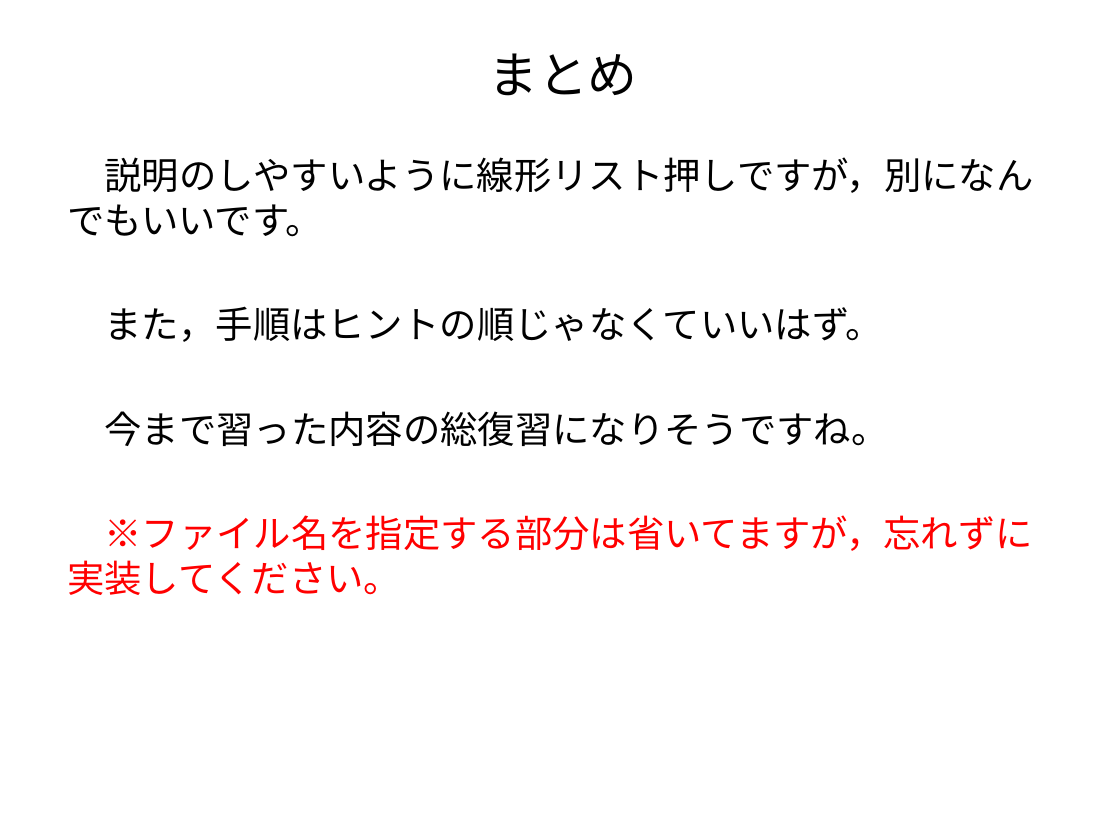
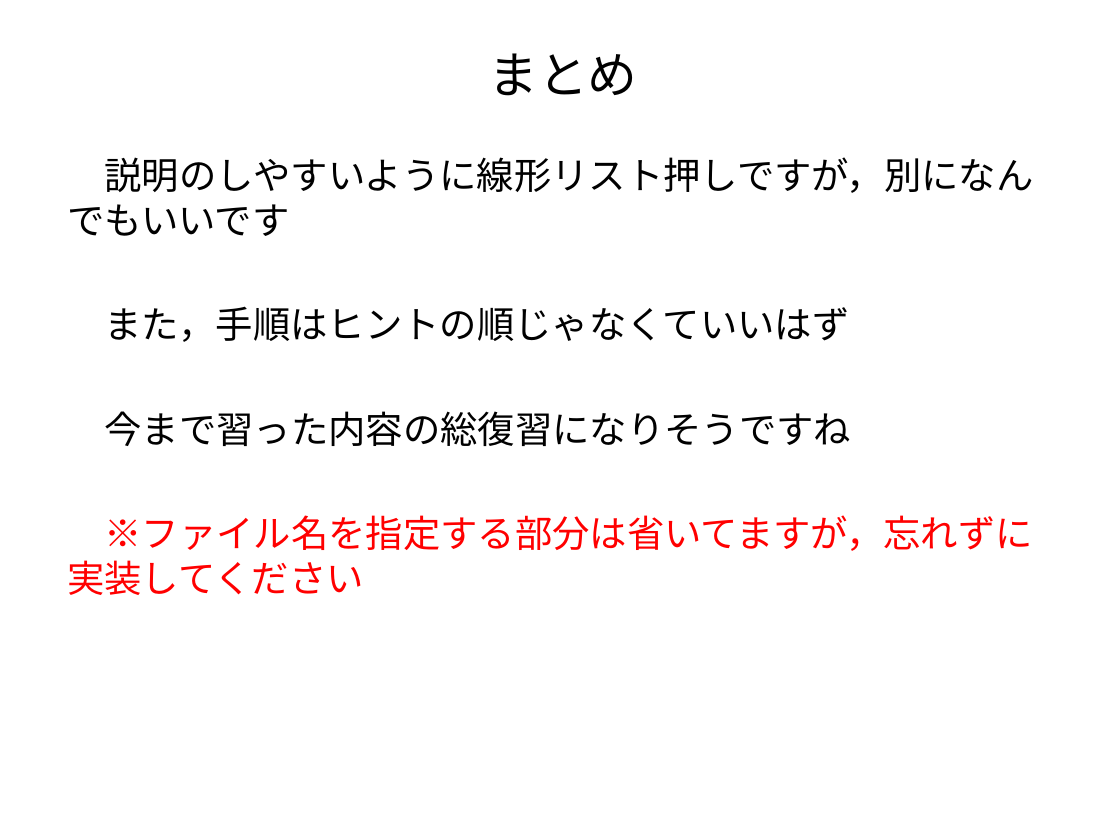
Before and after one commit to narit/pro_exce, a slide deck: slide 9 of rep1/プログラミング基礎演習レポート課題1ヒント.pptx. Drawn at 1120x840 pixels with LibreOffice and Linux fonts; fonts in the diff are those of the drawing. Boxes give left, top, right and bottom in pixels: in the first picture for what was removed or moved away, otherwise in the second. Text is boxed around its words. In the diff, an @@ line names an element or a change of style, - is before the commit and + after.

Commit message:
レポート課題1終わり
とりあえずここまでにしておく

```diff
--- a/rep1/プログラミング基礎演習レポート課題1ヒント.pptx
+++ b/rep1/プログラミング基礎演習レポート課題1ヒント.pptx
@@ text at box(67, 157, 1034, 595): text changed @@
-説明のしやすいように線形リスト押しですが，別になんでもいいです。
-また，手順はヒントの順じゃなくていいはず。
-今まで習った内容の総復習になりそうですね。
-※ファイル名を指定する部分は省いてますが，忘れずに実装してください。
+説明のしやすいように線形リスト押しですが，別になんでもいいです
+また，手順はヒントの順じゃなくていいはず
+今まで習った内容の総復習になりそうですね
+※ファイル名を指定する部分は省いてますが，忘れずに実装してください
```
Also in this commit, not shown: 1 other slide changed, 9 other files.
